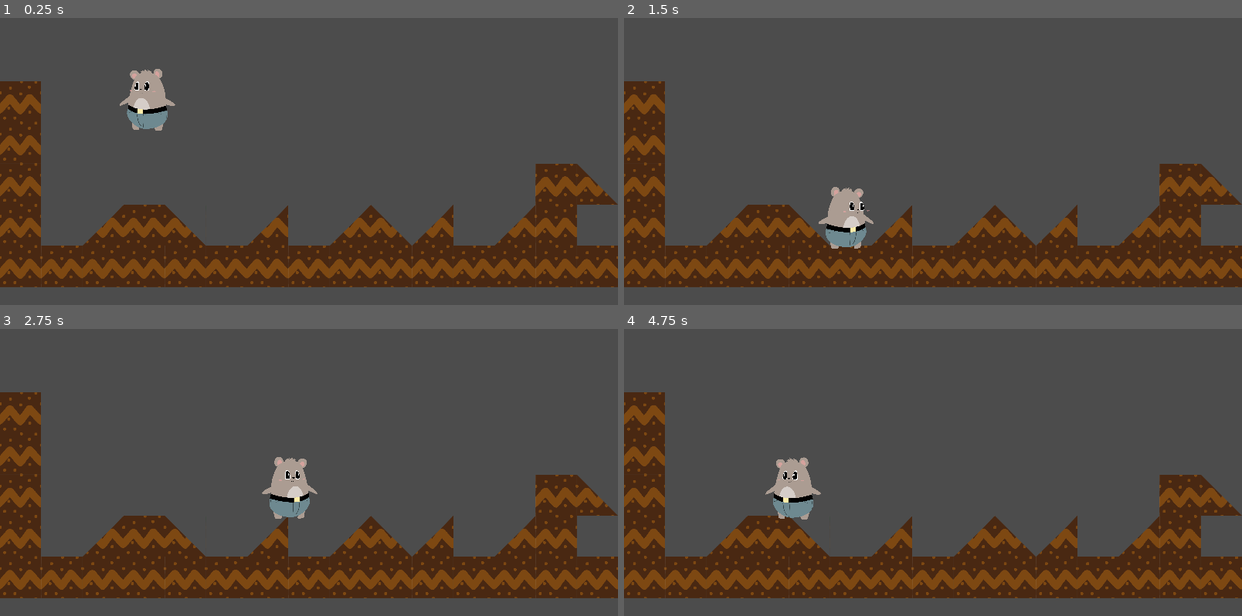
Above: before the commit, frames 1-4 (two rows, left to right).
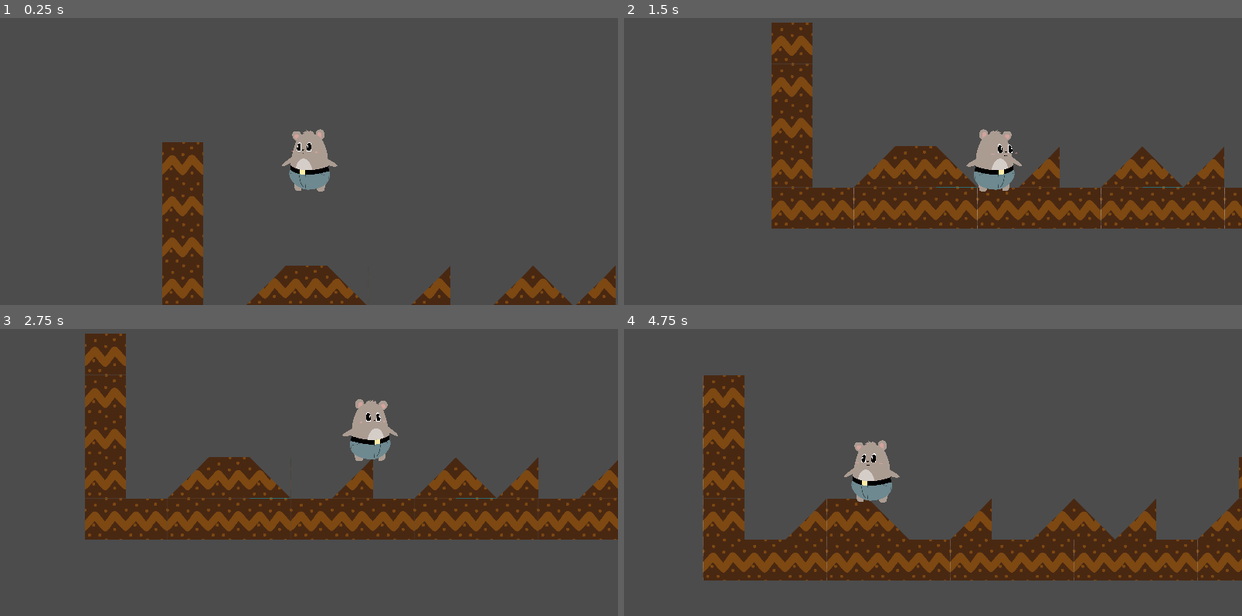
Above: after the commit, the same moments.

Repository: arnaudcoj/buttbutt_adventures
Game: Godot game, scene res://scenes/debug_level.tscn
Same seed, same stepped clock (60 frames per second), same inputs: the game is played once before the commit and once after it.
Inputs:
- Up to frame 1 (0.25 s): no input
- Up to frame 2 (1.5 s): hold Right (ui_right) 0.53-1.28 s; hold Down (ui_down) from 1.28 s (still down)
- Up to frame 3 (2.75 s): release Down (ui_down) at 2.03 s; hold Right (ui_right) from 2.03 s (still down)
- Up to frame 4 (4.75 s): release Right (ui_right) at 2.78 s; hold Up (ui_up) 2.78-3.53 s; hold Left (ui_left) from 3.53 s (still down)

The runs differ from the first frame. In frame 1, 31% of the frame differs, in the area x 0-100%, y 17-100%; in frame 2, 41%; in frame 3, 43%, in the area x 0-100%, y 1-94%; in frame 4, 33%.

Commit message:
FINALLY I THINK I AM DONE WITH SLOPES

Diff:
--- a/sources/scenes/buttbutt.tscn
+++ b/sources/scenes/buttbutt.tscn
@@ -9,11 +9,10 @@
 [ext_resource path="res://scripts/buttbutt_fsm/buttbutt_falling.gd" type="Script" id=7]
 [ext_resource path="res://scripts/buttbutt_fsm/buttbutt_jumping.gd" type="Script" id=8]
 
-[sub_resource type="CapsuleShape2D" id=1]
+[sub_resource type="RectangleShape2D" id=1]
 
 custom_solver_bias = 0.0
-radius = 37.0
-height = 86.0
+extents = Vector2( 35, 77 )
 
 [node name="buttbutt" type="KinematicBody2D"]
 
@@ -82,7 +81,7 @@
 position = Vector2( 0, 65 )
 enabled = true
 exclude_parent = true
-cast_to = Vector2( 0, 40 )
+cast_to = Vector2( 0, 50 )
 collision_layer = 1
 type_mask = 15
 _sections_unfolded = [ "Transform" ]
--- a/sources/scenes/debug_level.tscn
+++ b/sources/scenes/debug_level.tscn
@@ -29,3 +29,27 @@
 [node name="buttbutt" parent="." instance=ExtResource( 2 )]
 
 position = Vector2( 456, 334 )
+
+[node name="Camera2D" type="Camera2D" parent="buttbutt"]
+
+anchor_mode = 1
+rotating = false
+current = true
+zoom = Vector2( 1, 1 )
+limit_left = -10000000
+limit_top = -10000000
+limit_right = 10000000
+limit_bottom = 10000000
+limit_smoothed = false
+drag_margin_h_enabled = true
+drag_margin_v_enabled = true
+smoothing_enabled = false
+smoothing_speed = 5.0
+drag_margin_left = 0.2
+drag_margin_top = 0.2
+drag_margin_right = 0.2
+drag_margin_bottom = 0.2
+editor_draw_screen = true
+editor_draw_limits = false
+editor_draw_drag_margin = false
+_sections_unfolded = [ "Transform" ]
--- a/sources/scripts/buttbutt.gd
+++ b/sources/scripts/buttbutt.gd
@@ -1,4 +1,6 @@
 extends KinematicBody2D
+
+var current_direction = Vector2(-1,0)
 
 func _ready():
 	pass
@@ -8,13 +10,16 @@
 		$buttbutt_skeleton.scale.x = -abs($buttbutt_skeleton.scale.x)
 	else:
 		$buttbutt_skeleton.scale.x = abs($buttbutt_skeleton.scale.x)
-	print($buttbutt_skeleton.scale.x)
 
 func on_ground():
 	return test_move(transform, Vector2(0,10))
 
+func get_raycast_point():
+	if $raycast.is_colliding():
+		return $raycast.get_collision_point()
+	return null
+
 func get_collision_normal():
 	if $raycast.is_colliding():
 		return $raycast.get_collision_normal()
-	else:
-		return null
+	return null
--- a/sources/scripts/buttbutt_fsm/buttbutt_falling.gd
+++ b/sources/scripts/buttbutt_fsm/buttbutt_falling.gd
@@ -18,7 +18,7 @@
 		fsm.change_state(get_node(jumping_state_path))
 
 func on_enter():
-	print("enter falling")
+	fsm.body.current_direction = Vector2(-1,0)
 	pass
 
 func update(delta):
--- a/sources/scripts/buttbutt_fsm/buttbutt_jumping.gd
+++ b/sources/scripts/buttbutt_fsm/buttbutt_jumping.gd
@@ -12,10 +12,10 @@
 	fsm = get_node(fsm_path)
 
 func change_state():
-	if fsm.body.on_ground():
+	if not Input.is_action_pressed("ui_up"):
+		fsm.change_state(get_node(falling_state_path))
+	elif fsm.body.on_ground():
 		fsm.change_state(get_node(idle_state_path))
-	elif not Input.is_action_pressed("ui_up"):
-		fsm.change_state(get_node(falling_state_path))
 
 func on_enter():
 	#print("enter jumping")
--- a/sources/scripts/buttbutt_fsm/buttbutt_walk.gd
+++ b/sources/scripts/buttbutt_fsm/buttbutt_walk.gd
@@ -2,29 +2,26 @@
 
 export (NodePath) var fsm_path
 var fsm
-var body
 
 export (NodePath) var idle_state_path
 export (NodePath) var falling_state_path
 export (NodePath) var jumping_state_path
 
 export var max_speed = 500
-var current_direction = Vector2(-1,0)
 var current_speed = 100
 
 func _ready():
 	fsm = get_node(fsm_path)
 
 func update(delta):
-	#print(fsm.body.get_collision_normal())
-	#print(fsm.body.get_slide_collision(0).normal, " ", fsm.body.get_slide_collision(0).normal.dot(Vector2(1,0)))
+	fsm.body.current_direction.y = max(0, fsm.body.current_direction.y)
+
 	if fsm.body.get_collision_normal() != null:
-		current_direction.x = fsm.body.get_collision_normal().y
-		current_direction.y = fsm.body.get_collision_normal().x
+		fsm.body.current_direction.x = fsm.body.get_collision_normal().y
+		fsm.body.current_direction.y = fsm.body.get_collision_normal().x
 
-	print(current_direction)
+	var direction = fsm.body.current_direction
 
-	var direction = current_direction
 	if Input.is_action_pressed("ui_right"):
 		fsm.body.flip(true)
 		direction.x *= -1
@@ -36,12 +33,10 @@
 		direction.y *= -1
 		current_speed = min((current_speed * 1.1), max_speed)
 
-	#print(direction.normalized())
-	fsm.body.move_and_slide(direction.normalized() * current_speed)
+	fsm.body.move_and_slide(direction.normalized() * current_speed, Vector2(0,-1))
 
-	if not fsm.body.test_move(fsm.body.transform, Vector2(direction.x,0)) and fsm.body.get_collision_normal() != null:
-		fsm.body.move_and_collide(Vector2(0,10))
-		#print("fruf")
+	if fsm.body.get_raycast_point() != null:
+		fsm.body.move_and_collide(Vector2(0,fsm.body.get_raycast_point().y - fsm.body.position.y))
 
 func change_state():
 	if not fsm.body.on_ground():
@@ -52,12 +47,8 @@
 		fsm.change_state(get_node(idle_state_path))
 
 func on_enter():
-	#print("enter walk")
+	current_speed = 100
 	pass
 
 func on_leave():
-	print("leave")
-	current_speed = 100
-	current_direction = Vector2(-1,0)
-	#print("leave walk")
 	pass
